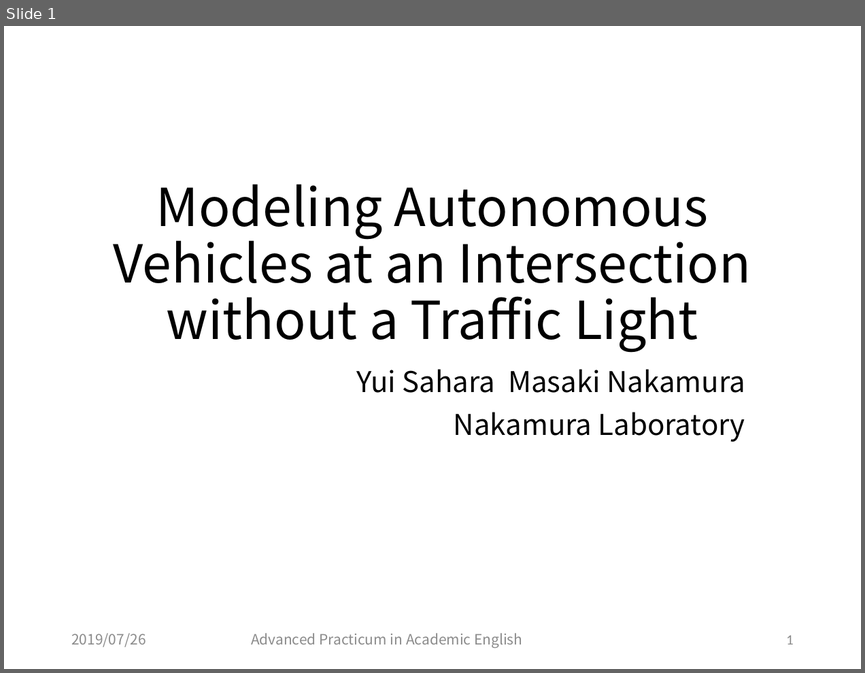
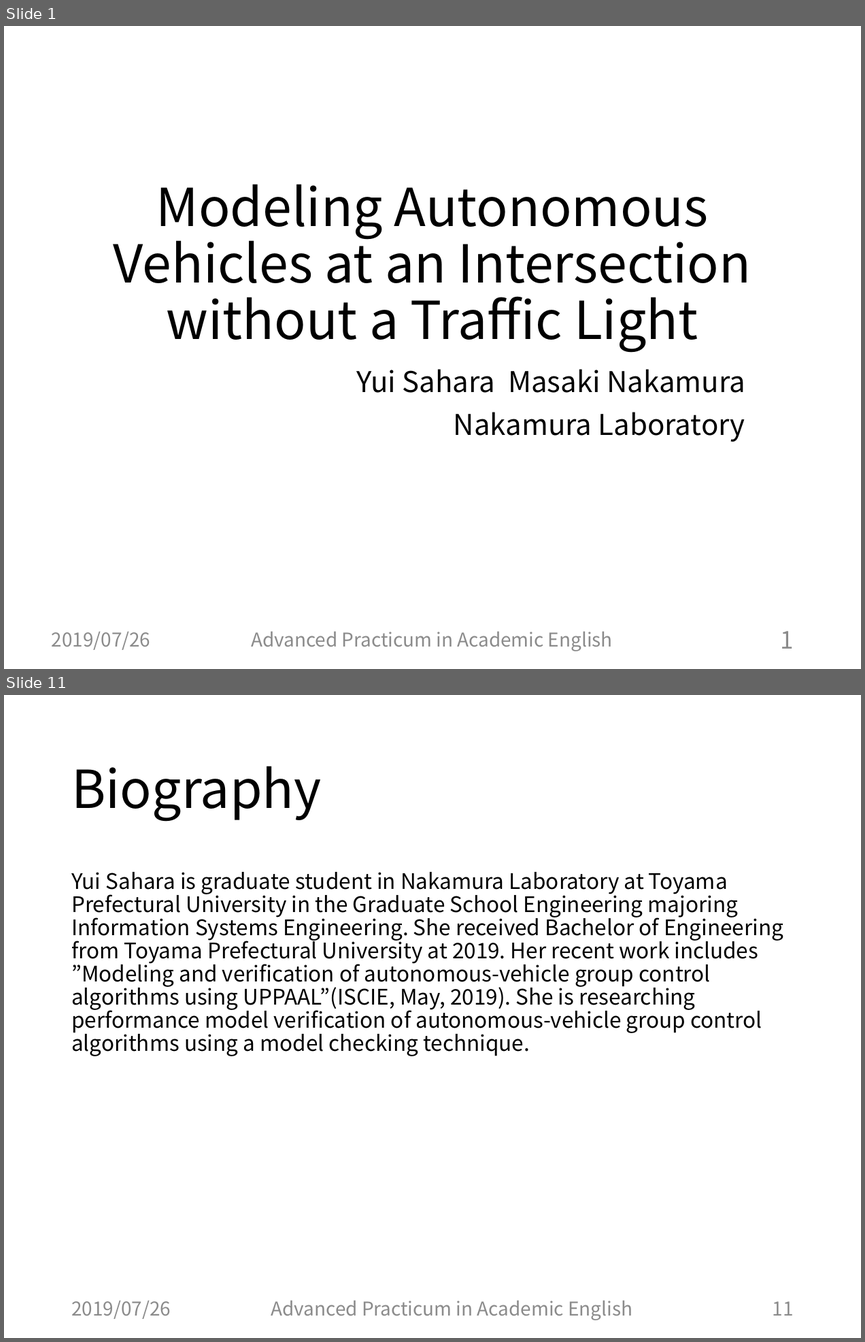
Before and after one commit to Sahara62/master2019, a slide deck: English/presenSlide.pptx. Shown one above the other, each under a label of ours: slide 1 before the commit, slides 1 and 11 after it; the slides between them are not shown. The pictures are 865x673 and 865x1342 pixels, drawn with LibreOffice and Linux fonts; fonts in the diff are those of the drawing. Boxes give left, top, right and bottom in pixels: in the first picture for what was removed or moved away, otherwise in the second. Text is boxed around its words. In the diff, an @@ line names an element or a change of style, - is before the commit and + after.

```diff
--- a/English/presenSlide.pptx
+++ b/English/presenSlide.pptx
@@ slide 11 added at (4, 695, 861, 1338), background #FFFFFF @@
@@ title added at (71, 766, 322, 821), 44 pt, text #000000 @@
+Biography
@@ text added at (71, 872, 783, 1056), 18 pt, text #000000 @@
+Yui Sahara is graduate student in Nakamura Laboratory at Toyama Prefectural University in the Graduate School Engineering majoring Information Systems Engineering. She received Bachelor of Engineering from Toyama Prefectural University at 2019. Her recent work includes ”Modeling and verification of autonomous-vehicle group control algorithms using UPPAAL”(ISCIE, May, 2019). She is researching performance model verification of autonomous-vehicle group control algorithms using a model checking technique.
@@ text added at (71, 1300, 171, 1319), 16 pt, text #8C8C8C @@
+2019/07/26
@@ text added at (271, 1300, 632, 1320), 16 pt, text #8C8C8C @@
+Advanced Practicum in Academic English
@@ page number added at (772, 1301, 793, 1315), 16 pt, text #8C8C8C @@
+11
@@ slide 1 changed as well @@
@@ text "2019/07/26": place and size @@
-text "2019/07/26" at (71, 633, 146, 647)
+text "2019/07/26" at (52, 631, 151, 650)
@@ text "2019/07/26" at (52, 631, 151, 650): size 12 to 16 pt @@
@@ text "Advanced Practicum in Academic English" at (251, 631, 613, 651): size 12 to 16 pt @@
@@ page number: place and size @@
-page number at (786, 635, 793, 644)
+page number at (780, 631, 793, 648)
@@ page number at (780, 631, 793, 648): size 12 to 20 pt, font Calibri to Noto Sans CJK JP @@
```
Also in this commit, not shown: 1 other slide changed, 9 other slides added.
